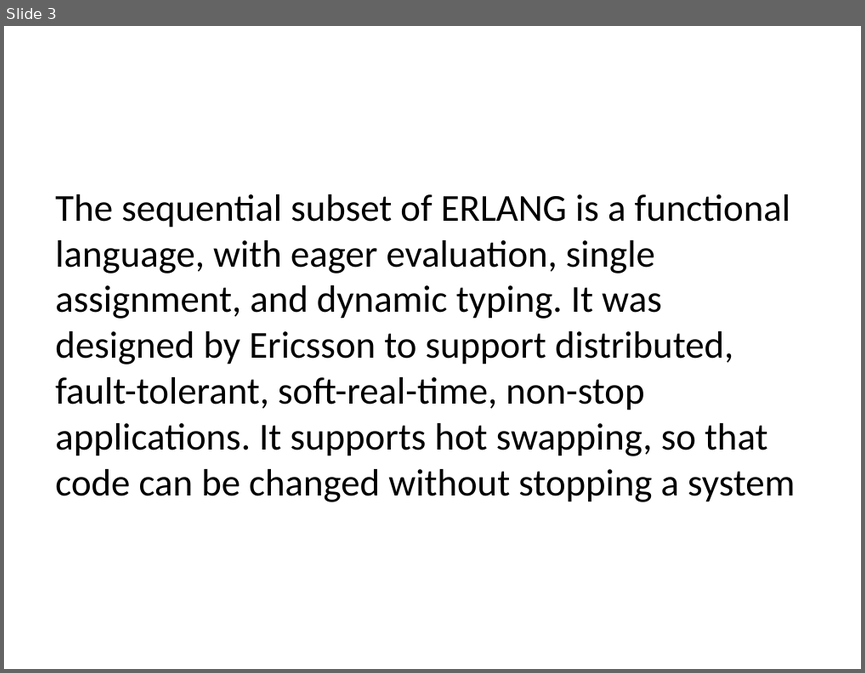
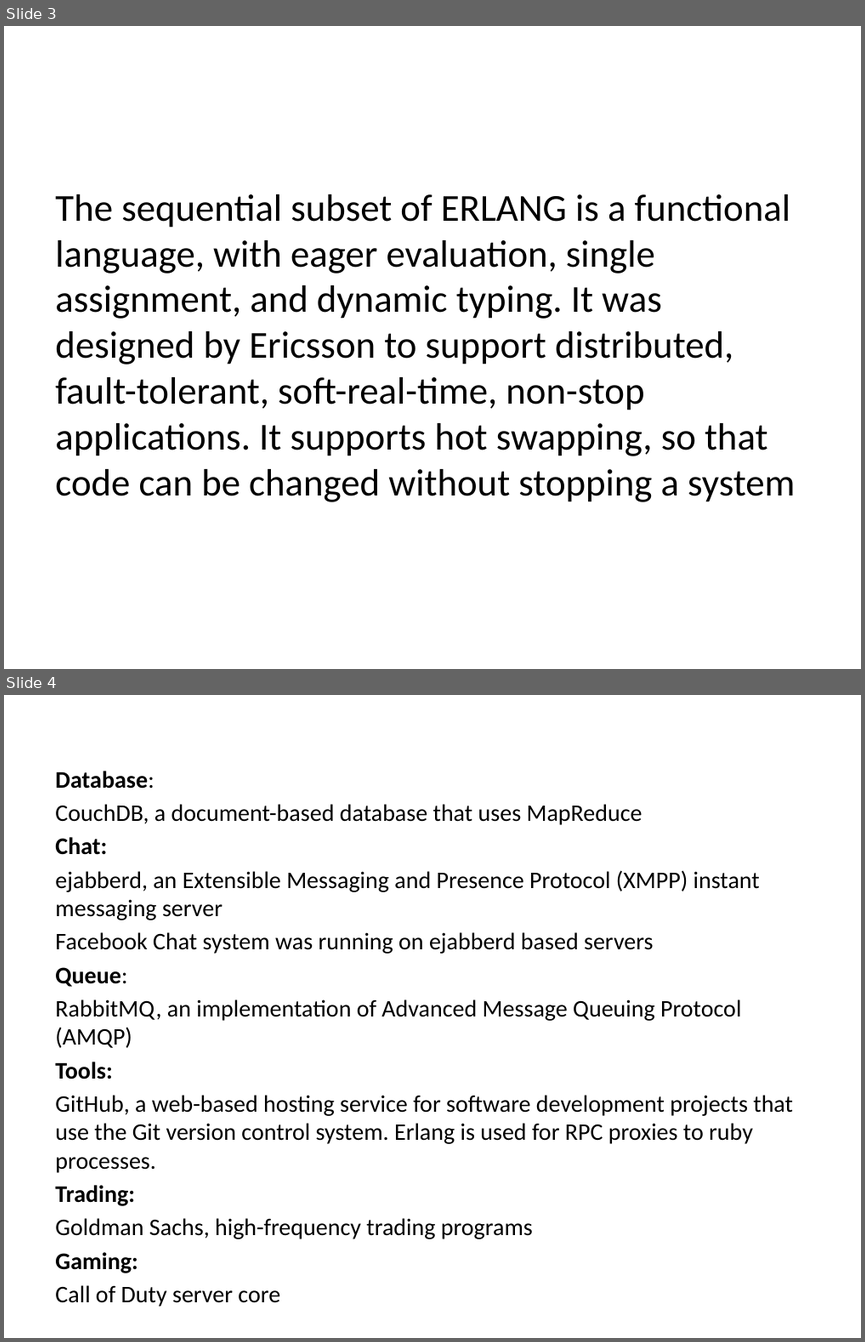
Before and after one commit to texhad3op/ErlangIntro, a slide deck: ErlangIntro.pptx. Shown one above the other, each under a label of ours: slide 3 before the commit, slides 3 and 4 after it. The pictures are 865x673 and 865x1342 pixels, drawn with LibreOffice and Linux fonts; fonts in the diff are those of the drawing. Boxes give left, top, right and bottom in pixels: in the first picture for what was removed or moved away, otherwise in the second. Text is boxed around its words. In the diff, an @@ line names an element or a change of style, - is before the commit and + after.

```diff
--- a/ErlangIntro.pptx
+++ b/ErlangIntro.pptx
@@ slide 4 added at bbox=[4, 695, 861, 1338], background #FFFFFF @@
@@ text added at bbox=[55, 771, 793, 1273], 20 pt, text #000000 @@
+Database:
+CouchDB, a document-based database that uses MapReduce
+Chat:
+ejabberd, an Extensible Messaging and Presence Protocol (XMPP) instant messaging server
+Facebook Chat system was running on ejabberd based servers
+Queue:
+RabbitMQ, an implementation of Advanced Message Queuing Protocol (AMQP)
+Tools:
+GitHub, a web-based hosting service for software development projects that use the Git version control system. Erlang is used for RPC proxies to ruby processes.
+Trading:
+Goldman Sachs, high-frequency trading programs
+Gaming:
+Call of Duty server core
```
Also in this commit, not shown: 6 slides changed, 2 other slides added, 28 other files.
